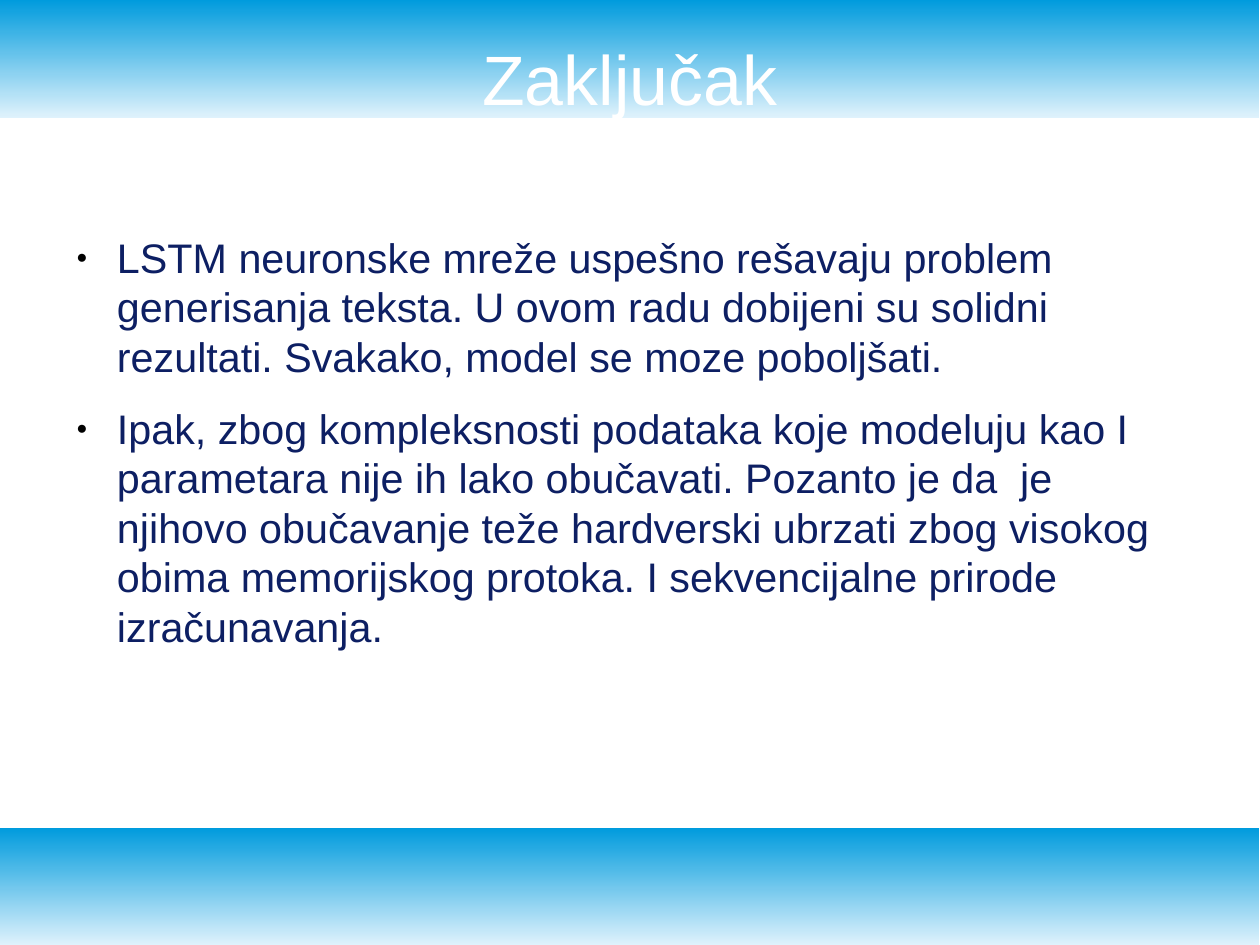
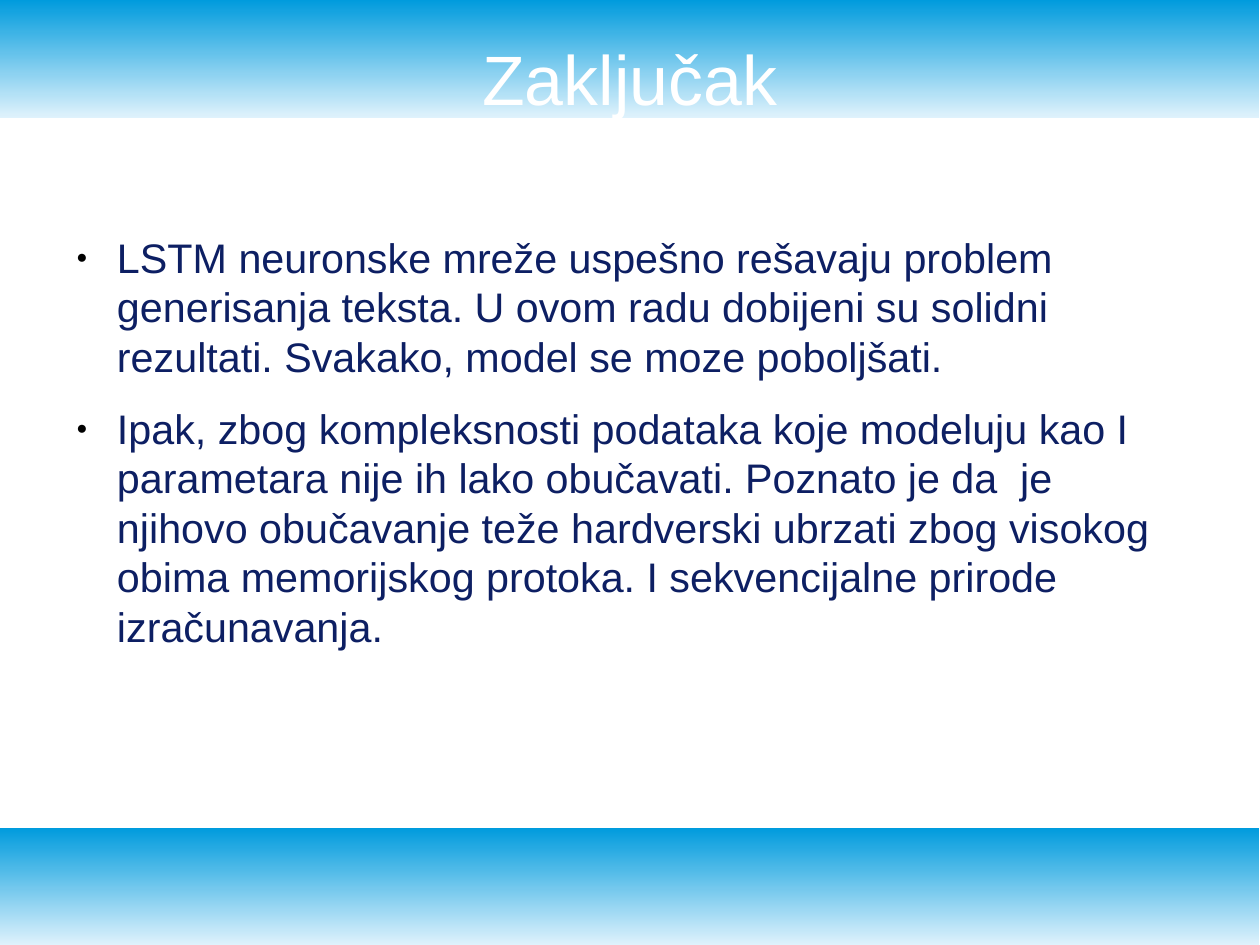
Before and after one commit to NevenaSoldat/text_generation, a slide deck: slide 20 of presentation.odp. Drawn at 1260x945 pixels with LibreOffice and Linux fonts; fonts in the diff are those of the drawing. Boxes give left, top, right and bottom in pixels: in the first picture for what was removed or moved away, otherwise in the second. Text is boxed around its words. In the diff, an @@ line names an element or a change of style, - is before the commit and + after.

```diff
--- a/presentation.odp
+++ b/presentation.odp
@@ text at (117, 414, 1149, 650): text changed @@
-● Ipak, zbog kompleksnosti podataka koje modeluju kao I parametara nije ih lako obučavati. Pozanto je da je njihovo obučavanje teže hardverski ubrzati zbog visokog obima memorijskog protoka. I sekvencijalne prirode izračunavanja.
+● Ipak, zbog kompleksnosti podataka koje modeluju kao I parametara nije ih lako obučavati. Poznato je da je njihovo obučavanje teže hardverski ubrzati zbog visokog obima memorijskog protoka. I sekvencijalne prirode izračunavanja.
```
Also in this commit, not shown: 14 other slides changed, 6 other files.
